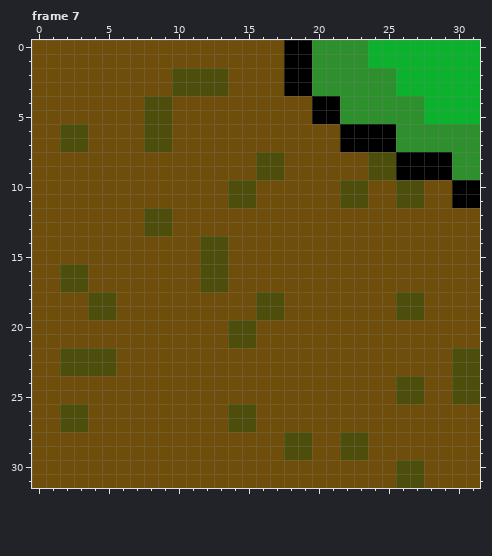
File history of a pixel-art file, .dev/tilesets/bushbash.aseprite. That is the earlier state.
32x32 pixels, 10 frames. Shown: frame 7.
After:
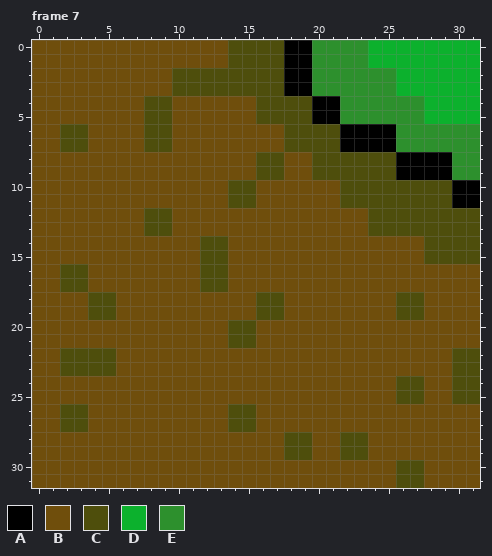
Palette (. is transparent): A #000000  B #6f4e0c  C #4e4e0c  D #0cb12d  E #2d902d
The commit says: tile moif
From old to new:
--- frame 7
@@ x 12..31 @@
- 0 BBBBBBAAEEEEDDDDDDDD
- 1 BBBBBBAAEEEEDDDDDDDD
- 2 CCBBBBAAEEEEEEDDDDDD
- 3 CCBBBBAAEEEEEEDDDDDD
- 4 BBBBBBBBAAEEEEEEDDDD
- 5 BBBBBBBBAAEEEEEEDDDD
- 6 BBBBBBBBBBAAAAEEEEEE
- 7 BBBBBBBBBBAAAAEEEEEE
- 8 BBBBCCBBBBBBCCAAAAEE
- 9 BBBBCCBBBBBBCCAAAAEE
-10 BBCCBBBBBBCCBBCCBBAA
-11 BBCCBBBBBBCCBBCCBBAA
-12 BBBBBBBBBBBBBBBBBBBB
-13 BBBBBBBBBBBBBBBBBBBB
-14 CCBBBBBBBBBBBBBBBBBB
-15 CCBBBBBBBBBBBBBBBBBB
+ 0 BBCCCCAAEEEEDDDDDDDD
+ 1 BBCCCCAAEEEEDDDDDDDD
+ 2 CCCCCCAAEEEEEEDDDDDD
+ 3 CCCCCCAAEEEEEEDDDDDD
+ 4 BBBBCCCCAAEEEEEEDDDD
+ 5 BBBBCCCCAAEEEEEEDDDD
+ 6 BBBBBBCCCCAAAAEEEEEE
+ 7 BBBBBBCCCCAAAAEEEEEE
+ 8 BBBBCCBBCCCCCCAAAAEE
+ 9 BBBBCCBBCCCCCCAAAAEE
+10 BBCCBBBBBBCCCCCCCCAA
+11 BBCCBBBBBBCCCCCCCCAA
+12 BBBBBBBBBBBBCCCCCCCC
+13 BBBBBBBBBBBBCCCCCCCC
+14 CCBBBBBBBBBBBBBBCCCC
+15 CCBBBBBBBBBBBBBBCCCC
 16 CCBBBBBBBBBBBBBBBBBB
Boxes around the changes in both pictures, in picture pixels (x1, y1, x2, y2):
changed: (228, 40, 480, 264)
